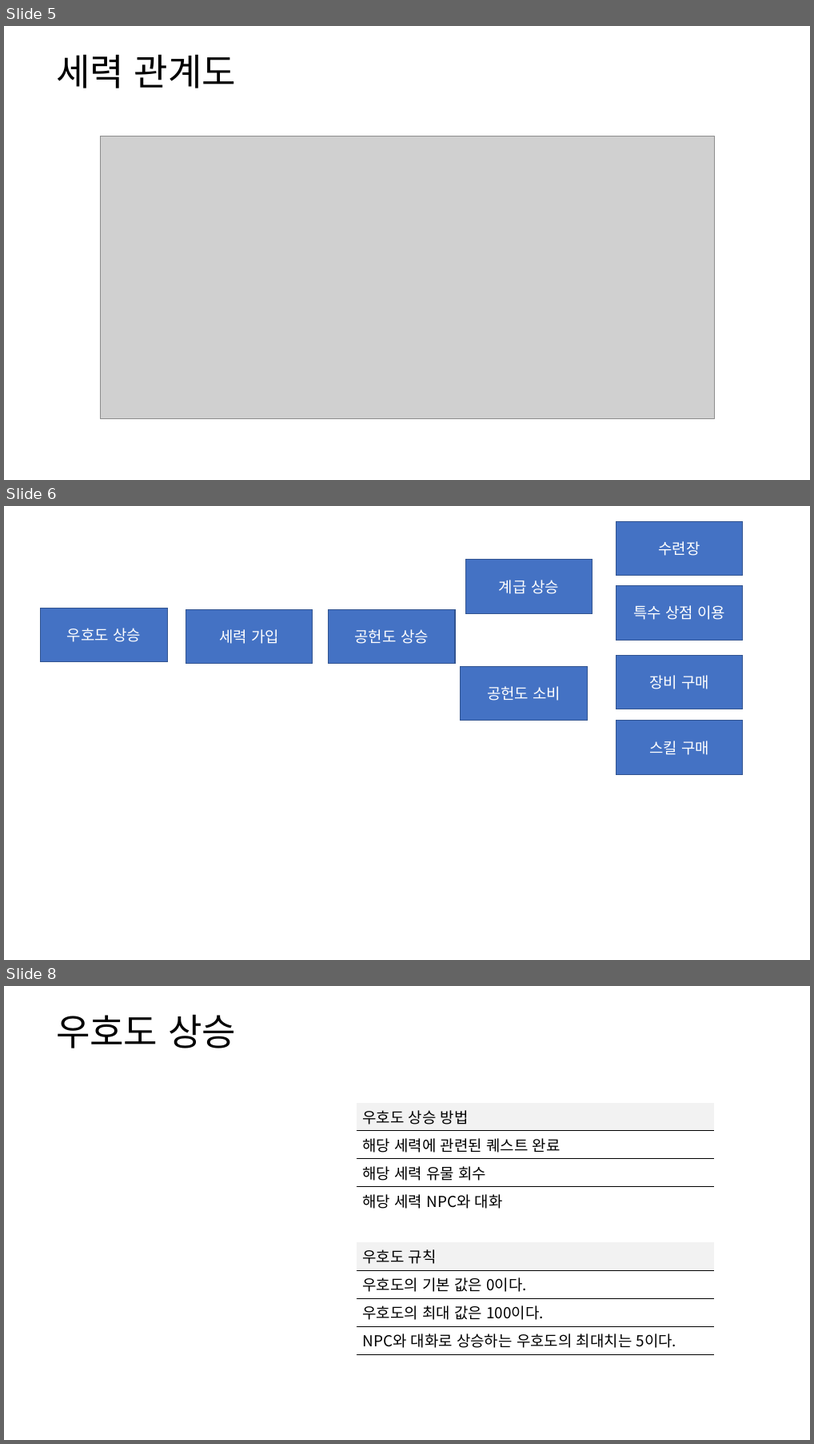
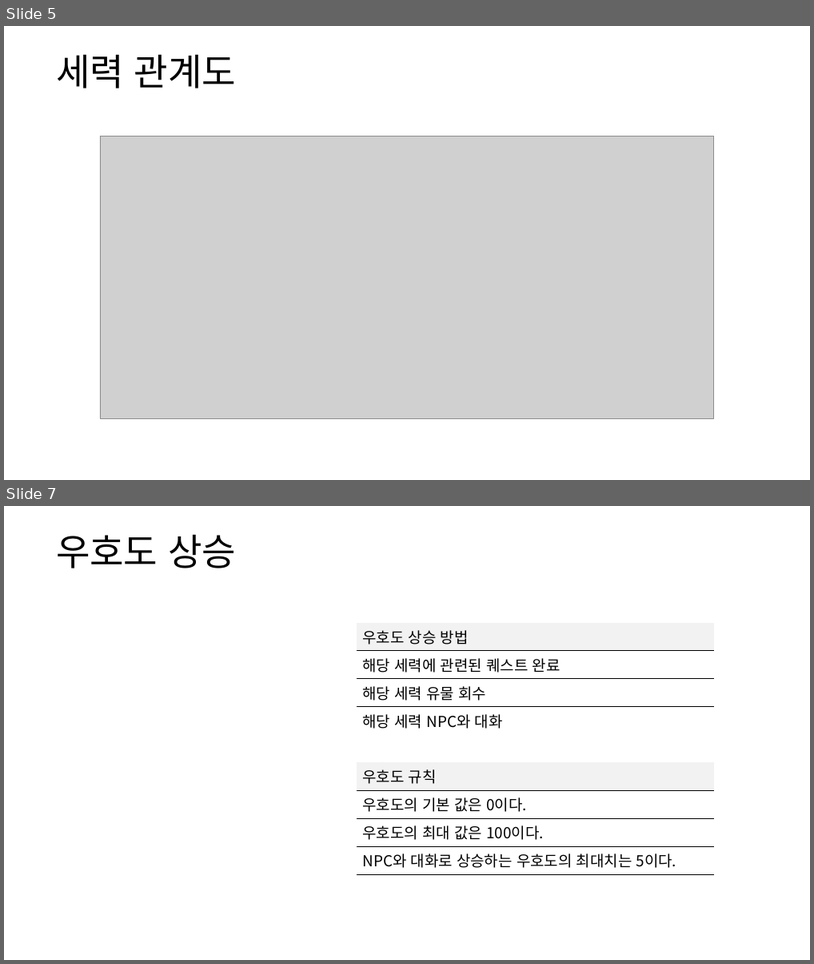
Before and after one commit to yjk0401/unityenginebasic_9th, a slide deck: 기획/방랑엽사전/세력 시스템 기획서.pptx. Shown one above the other, each under a label of ours: slides 5, 6 and 8 before the commit, slides 5 and 7 after it; the slides between them are not shown. The pictures are 814x1444 and 814x964 pixels, drawn with LibreOffice and Linux fonts; fonts in the diff are those of the drawing; grey boxes stand for pictures. Boxes give left, top, right and bottom in pixels: in the first picture for what was removed or moved away, otherwise in the second. Text is boxed around its words. In the diff, an @@ line names an element or a change of style, - is before the commit and + after.

```diff
--- a/기획/방랑엽사전/세력 시스템 기획서.pptx
+++ b/기획/방랑엽사전/세력 시스템 기획서.pptx
@@ slide 6 removed at (x1=4, y1=506, x2=810, y2=960), background #FFFFFF @@
@@ rectangle removed at (x1=616, y1=522, x2=743, y2=576) @@
-수련장
@@ rectangle removed at (x1=466, y1=560, x2=593, y2=613) @@
-계급 상승
@@ rectangle removed at (x1=616, y1=586, x2=743, y2=640) @@
-특수 상점 이용
@@ rectangle removed at (x1=40, y1=608, x2=167, y2=661) @@
-우호도 상승
@@ rectangle removed at (x1=186, y1=609, x2=313, y2=664) @@
-세력 가입
@@ rectangle removed at (x1=328, y1=609, x2=455, y2=664) @@
-공헌도 상승
@@ rectangle removed at (x1=461, y1=666, x2=588, y2=720) @@
-공헌도 소비
@@ rectangle removed at (x1=616, y1=655, x2=743, y2=708) @@
-장비 구매
@@ rectangle removed at (x1=616, y1=720, x2=743, y2=774) @@
-스킬 구매
@@ what was slide 8 is now slide 7 @@
```
Also in this commit, not shown: 3 slides changed, 1 slide added, 1 other slide removed.
